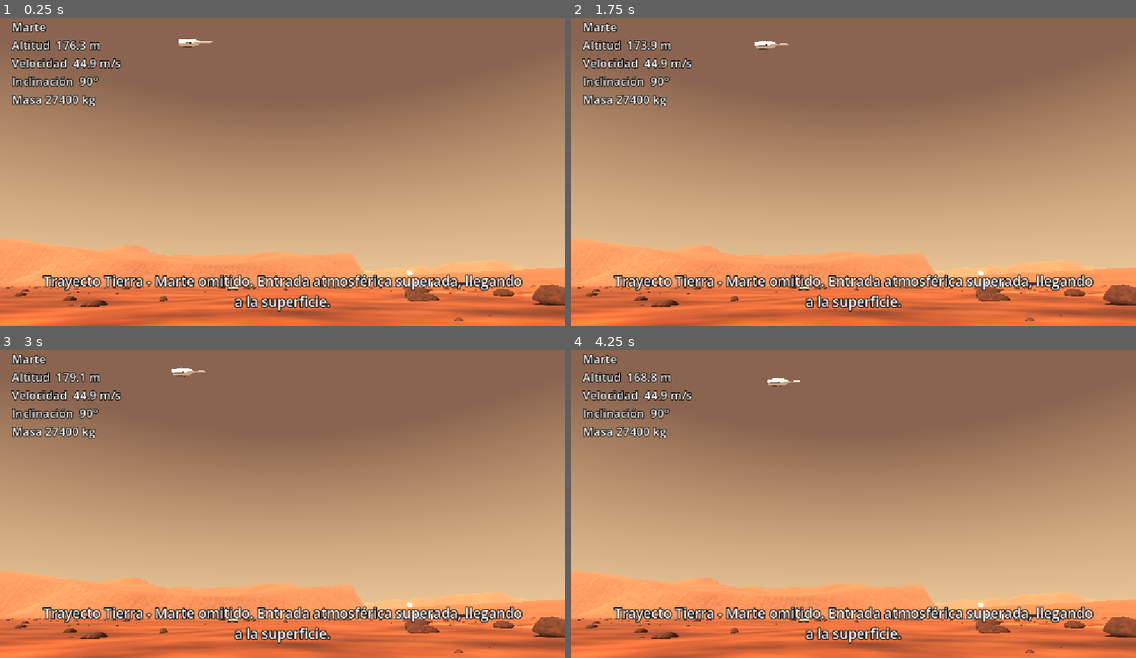
Above: before the commit, frames 1-4 (two rows, left to right).
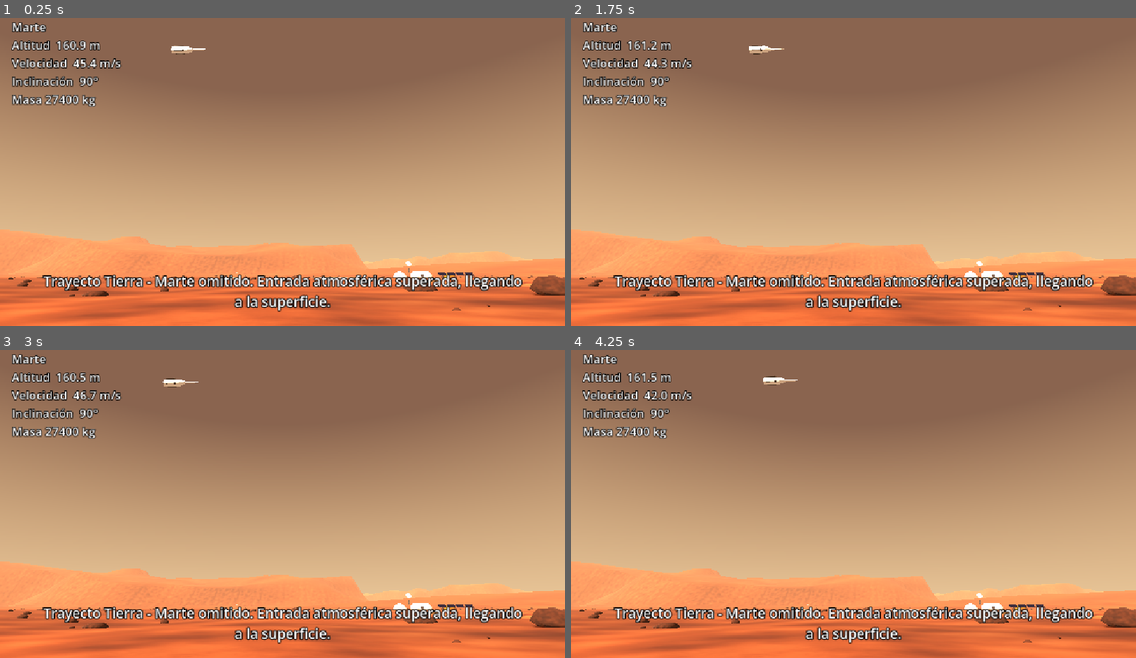
Above: after the commit, the same moments.

Repository: marietesiu/NASA-SMG
Game: Godot game, scene res://mars_landing.tscn
Two runs of this game, one before a commit and one after it. Both use one fixed random seed, a clock stepped at 60 frames per second and the inputs below. This scene is started directly instead of the project's main scene.
Inputs:
- Up to frame 1 (0.25 s): no input
- Up to frame 2 (1.75 s): tap Enter (ui_accept) at 0.5, 0.77, 1.52 s; tap R at 0.6, 1.35 s
- Up to frame 3 (3 s): tap R at 2.1, 2.85 s
- Up to frame 4 (4.25 s): tap Enter (ui_accept) at 3.02, 3.77 s; tap R at 3.6 s

The runs differ from the first frame. In frame 1, 11% of the frame differs, in the area x 0-100%, y 6-100%; in frame 2, 11%; in frame 3, 11%, in the area x 0-100%, y 5-100%; in frame 4, 11%.

Commit message:
Major Fix

Diff:
--- a/mars_landing.tscn
+++ b/mars_landing.tscn
@@ -34,11 +34,11 @@
 script = ExtResource("1_landing")
 body = 1
 sun_from = Vector3(-0.5, 0.6, 0.62)
-approach_start = Vector3(-120, 185, 0)
-burn_altitude = 120.0
-burn_speed = 44.0
+approach_start = Vector3(-125, 160, 0)
+burn_altitude = 78.0
+burn_speed = 36.0
 camera_position = Vector3(-20, 1.7, 215)
-camera_target = Vector3(-30, 76, 0)
+camera_target = Vector3(-30, 70, 0)
 
 [node name="WorldEnvironment" type="WorldEnvironment" parent="."]
 environment = SubResource("Env_res")
--- a/openrocket_sim.gd
+++ b/openrocket_sim.gd
@@ -35,8 +35,15 @@
 ## No wind and a vertical launch rod, so the rocket flies straight.
 @export var calm_air: bool = true
 
+## Play the whole recorded flight back in this many real seconds (0 = real time). Only the
+## playback is compressed: the flight itself, and the frame rate, stay as OpenRocket computed them.
+@export var playback_duration: float = 0.0
+## Playback speed used until OpenRocket has finished and the flight's length is known.
+@export var provisional_playback_speed: float = 8.0
+
 ## Seconds of flight played back so far.
 var sim_time: float = 0.0
+var _playback_elapsed: float = 0.0
 var launched: bool = false
 ## True once playback reached the end of the simulated flight.
 var finished: bool = false
@@ -86,7 +93,16 @@
 	if not launched or finished or _times.is_empty():
 		return
 	var last_time: float = _times[_times.size() - 1]
-	sim_time = minf(sim_time + delta, last_time)
+	var step: float = delta
+	if playback_duration > 0.0:
+		_playback_elapsed += delta
+		if _sim_done:
+			# Spread what is left of the flight over what is left of the playback time.
+			var real_left: float = maxf(playback_duration - _playback_elapsed, 0.0) + delta
+			step = (last_time - sim_time) * delta / real_left
+		else:
+			step = delta * provisional_playback_speed
+	sim_time = minf(sim_time + step, last_time)
 	while _next_event < _events.size() and _events[_next_event].time <= sim_time:
 		flight_event.emit(_events[_next_event].type, _events[_next_event].time)
 		_next_event += 1
--- a/rocket.gd
+++ b/rocket.gd
@@ -392,3 +392,9 @@
 ## Lander engine on or off.
 func set_engine(on: bool) -> void:
 	_set_burning(on)
+
+
+## Lander engine deflection (rad): swings the exhaust plume sideways, as a gimballed nozzle does.
+func set_gimbal(angle: float) -> void:
+	if not _flames.is_empty():
+		_flames[0].rotation.z = angle
--- a/rocket_launch.gd
+++ b/rocket_launch.gd
@@ -21,15 +21,22 @@
 		"sky_top": Color(0.0, 0.0, 0.02), "sky_horizon": Color(0.02, 0.03, 0.1), "stars": 1.0},
 ]
 
-## Scene metres per real metre of the OpenRocket trajectory. Below 1 the world is
-## compressed, so the rocket crosses fewer of its own lengths per second.
 ## Missions that end on another world, and the scene that lands there.
 const LANDING_SCENES := {
 	"to_the_moon": "res://moon_landing.tscn",
 	"delivering_to_mars": "res://mars_landing.tscn",
 }
 
+## Scene metres per real metre of the OpenRocket trajectory. Below 1 the world is
+## compressed, so the rocket crosses fewer of its own lengths per second.
 @export var altitude_scale: float = 0.08
+@export_group("Moon and Mars missions")
+## The whole Earth ascent is played back in this many seconds...
+@export var landing_mission_ascent_time: float = 13.0
+## ...and "Successful Launch" stays up this long before the landing scene opens,
+## so the rocket is on its way 15 s after liftoff.
+@export var landing_mission_success_hold: float = 2.0
+@export_group("")
 ## Seconds between reaching the third layer and the camera stopping.
 @export var camera_stop_delay: float = 3.0
 ## Seconds "Successful Launch" stays up before the orbit view starts.
@@ -149,6 +156,9 @@
 
 
 func _ready() -> void:
+	if LANDING_SCENES.has(_read_mission_config().get("mission_id", "")):
+		_sim.playback_duration = landing_mission_ascent_time
+		success_hold = landing_mission_success_hold
 	_sim.ready_to_launch.connect(_on_ready_to_launch)
 	_sim.failed.connect(_on_failed.bind("OpenRocket"))
 	_orbit.failed.connect(_on_orbit_failed)
--- a/surface_landing.gd
+++ b/surface_landing.gd
@@ -3,14 +3,15 @@
 ## the scene opens with the lander already falling toward the surface.
 ##
 ## The camera stands on the surface and never moves: it watches the lander come down.
-## Sequence: approach (nose first) -> flip, paused on three key frames with an explanation
-## (about 7 s) -> legs out and braking burn -> touchdown.
+## Sequence: the lander arrives nose first, swings upright over the pad in one continuous
+## manoeuvre (frozen on two key frames with an explanation), then lowers its legs and brakes
+## to a touchdown.
 ## R = restart, Esc = quit.
 
-enum Phase { APPROACH, FLIP, DESCENT, LANDED }
+enum Phase { MANOEUVRE, DESCENT, LANDED }
 
 ## What changes between the two worlds: gravity, which component turns the lander, and the
-## three explanations shown on the key frames of the flip.
+## explanations shown on the two key frames.
 const BODIES := {
 	PlanetSurface.Body.MOON: {
 		"name": "Luna",
@@ -18,10 +19,9 @@
 		"turn_category": "gimbal_system",
 		"turn_label": "Cardán",
 		"arrival": "Trayecto Tierra - Luna omitido. Llegando a la superficie lunar.",
-		"how_it_turns": "CÓMO GIRA: en la Luna no hay aire, así que las aletas no sirven. "
-				+ "El motor se inclina sobre su cardán y el empuje, ya descentrado, hace rotar el cohete.",
-		"how_it_lands": "CÓMO ATERRIZA: con la cola hacia abajo despliega las patas, "
-				+ "el motor frena la caída hasta casi cero y las patas absorben el contacto.",
+		"how_it_turns": "CÓMO GIRA: sin aire las aletas no sirven. El motor se inclina en su cardán "
+				+ "y el empuje, ya descentrado, hace rotar el cohete.",
+		"how_it_lands": "CÓMO ATERRIZA: cola abajo, patas fuera, y el motor frena la caída hasta posarse.",
 		"success": "Alunizaje completado",
 		"failure": "Alunizaje fallido",
 	},
@@ -31,10 +31,10 @@
 		"turn_category": "control_fins",
 		"turn_label": "Aletas de control",
 		"arrival": "Trayecto Tierra - Marte omitido. Entrada atmosférica superada, llegando a la superficie.",
-		"how_it_turns": "CÓMO GIRA: Marte sí tiene aire, cien veces más fino que el de la Tierra. "
-				+ "Las aletas de control muerden ese aire para levantar la punta y el motor termina el giro.",
-		"how_it_lands": "CÓMO ATERRIZA: el aire ya no frena lo bastante y Marte tira más del doble que la Luna. "
-				+ "Con la cola hacia abajo despliega las patas y el motor hace todo el frenado final.",
+		"how_it_turns": "CÓMO GIRA: el aire de Marte es cien veces más fino que el de la Tierra. "
+				+ "Las aletas muerden ese aire para levantar la punta y el motor inclinado termina el giro.",
+		"how_it_lands": "CÓMO ATERRIZA: el aire ya no frena lo bastante. Cola abajo, patas fuera, "
+				+ "y el motor hace todo el frenado final.",
 		"success": "Aterrizaje en Marte completado",
 		"failure": "Aterrizaje en Marte fallido",
 	},
@@ -43,23 +43,32 @@
 const LEG_LIMIT := 4.0
 ## Fraction of the upper stage's propellant still on board for the landing.
 const LANDING_PROPELLANT_FRACTION := 0.2
+## Damping of the turn: below 1 the nose swings a little past upright and settles back.
+const TURN_DAMPING := 0.7
+## Largest swing of the exhaust plume drawn while the engine steers (rad).
+const GIMBAL_SHOWN := deg_to_rad(14.0)
 
 @export var body: PlanetSurface.Body = PlanetSurface.Body.MOON
 ## Direction the sunlight comes from.
 @export var sun_from := Vector3(-0.62, 0.42, 0.66)
 @export_group("Trajectory")
 ## Where the lander appears, relative to the landing spot (m).
-@export var approach_start := Vector3(-90.0, 125.0, 0.0)
-## Height at which it flips and starts the braking burn (m).
-@export var burn_altitude: float = 80.0
+@export var approach_start := Vector3(-95.0, 112.0, 0.0)
+## Height at which it is upright and starts the braking burn (m).
+@export var burn_altitude: float = 62.0
 ## Descent speed at the start of the braking burn (m/s).
-@export var burn_speed: float = 16.0
-@export var approach_time: float = 3.0
-@export_group("Explained flip")
-## Seconds each key frame is held.
-@export var key_frame_hold: float = 2.0
-## Seconds per rotation step with a 1.5 deg gimbal; a wider gimbal turns faster.
-@export var turn_step_time: float = 0.5
+@export var burn_speed: float = 14.0
+@export_group("Explained turn")
+## Seconds flown nose first before the turn starts.
+@export var lead_in_time: float = 1.0
+## Seconds the turn takes with 1.5 deg of control authority; more authority turns faster.
+@export var turn_time: float = 3.4
+## Seconds each of the two key frames is held.
+@export var key_frame_hold: float = 1.7
+## Seconds the motion takes to ease to a stop, and to pick up again, around a key frame.
+@export var key_frame_ease: float = 0.3
+## Tilt (deg from upright) of the first key frame; the second is the lander upright.
+@export var first_key_frame_tilt: float = 45.0
 @export_group("Camera on the surface")
 @export var camera_position := Vector3(-15.0, 1.7, 150.0)
 @export var camera_target := Vector3(-25.0, 52.0, 0.0)
@@ -71,7 +80,7 @@
 @onready var _caption: Label = %Caption
 @onready var _banner: Label = %Banner
 
-var _phase: Phase = Phase.APPROACH
+var _phase: Phase = Phase.MANOEUVRE
 var _phase_time: float = 0.0
 ## Lander tilt from upright (rad): 90 deg = nose first along its path, 0 = tail down.
 var _tilt: float = PI / 2.0
@@ -84,7 +93,7 @@
 var _engine_name: String = "Motor de etapa superior"
 var _mass_kg: float = 27400.0
 
-var _turn_time: float = 0.5
+var _turn_time: float = 3.4
 var _decel: float = 0.0 # braking deceleration actually flown (m/s^2)
 var _touchdown_speed: float = 0.0
 var _throttle: float = 0.0
@@ -93,6 +102,19 @@
 var _world: Dictionary
 var _gravity: float = 1.62
 
+# The manoeuvre runs on its own clock, which eases to a stop on the key frames.
+var _clock: float = 0.0
+var _manoeuvre_time: float = 0.0
+var _start_velocity := Vector3.ZERO
+var _acceleration := Vector3.ZERO
+var _turn_rate: float = 0.0 # natural frequency of the turn (rad/s)
+var _peak_turn_accel: float = 1.0
+## Clock times of the key frames and the text shown on each.
+var _key_times: Array[float] = []
+var _key_texts: Array[String] = []
+var _key_index: int = 0
+var _key_timer: float = -1.0 # real seconds into the current key frame, -1 = not in one
+
 
 func _ready() -> void:
 	_world = BODIES[body]
@@ -100,15 +122,15 @@
 	_gimbal_name = _world.turn_label
 	_load_components()
 	_plan_landing()
+	_plan_manoeuvre()
 	_rocket.make_lander()
 	($Sun as DirectionalLight3D).look_at_from_position(sun_from.normalized() * 100.0, Vector3.ZERO)
 	# The camera stands on the ground and stays there for the whole landing.
 	_camera.global_position = camera_position \
 			+ Vector3.UP * _surface.height_at(camera_position.x, camera_position.z)
 	_camera.look_at(camera_target, Vector3.UP)
-	_rocket.position = approach_start
-	_apply_tilt()
 	_caption.text = _world.arrival
+	_fly_manoeuvre()
 
 
 func _unhandled_input(event: InputEvent) -> void:
@@ -121,10 +143,14 @@
 func _process(delta: float) -> void:
 	_phase_time += delta
 	match _phase:
-		Phase.APPROACH:
-			_process_approach()
-		Phase.FLIP:
-			_process_flip()
+		Phase.MANOEUVRE:
+			_advance_clock(delta)
+			_fly_manoeuvre()
+			if _clock >= _manoeuvre_time:
+				_caption.text = ""
+				_rocket.set_gimbal(0.0)
+				_rocket.deploy_legs(1.5)
+				_set_phase(Phase.DESCENT)
 		Phase.DESCENT:
 			_process_descent()
 	_update_telemetry()
@@ -135,54 +161,97 @@
 	_phase_time = 0.0
 
 
-func _hover_point() -> Vector3:
-	return Vector3(0.0, burn_altitude + _stand_height(), 0.0)
-
-
 ## Height of the lander's origin when it stands on the pad.
 func _stand_height() -> float:
 	return _rocket.lander_ground_offset + PlanetSurface.PAD_HEIGHT
 
 
-func _process_approach() -> void:
-	var w: float = clampf(_phase_time / approach_time, 0.0, 1.0)
-	_rocket.position = approach_start.lerp(_hover_point(), w)
-	_speed = approach_start.distance_to(_hover_point()) / approach_time
-	if w >= 1.0:
-		_set_phase(Phase.FLIP)
-
-
-## Three held key frames with two rotation steps between them.
-func _process_flip() -> void:
-	_rocket.position = _hover_point()
-	_speed = burn_speed
-	var t: float = _phase_time
-	var hold: float = key_frame_hold
-	if t < hold:
-		_tilt = PI / 2.0
-		_rocket.set_engine(true)
-		_caption.text = _world.how_it_turns
-	elif t < hold + _turn_time:
-		_tilt = lerpf(PI / 2.0, PI / 4.0, smoothstep(0.0, 1.0, (t - hold) / _turn_time))
+# ---------------------------------------------------------------- the manoeuvre
+
+## The path and the turn, and where on them the two key frames fall.
+func _plan_manoeuvre() -> void:
+	_manoeuvre_time = lead_in_time + _turn_time
+	# Constant acceleration from the arrival to "over the pad, falling at burn_speed":
+	# the lander sheds its sideways speed and joins the braking burn without a jolt.
+	var end := Vector3(0.0, burn_altitude, 0.0)
+	var end_velocity := Vector3(0.0, -burn_speed, 0.0)
+	_start_velocity = 2.0 * (end - approach_start) / _manoeuvre_time - end_velocity
+	_acceleration = (end_velocity - _start_velocity) / _manoeuvre_time
+	# The turn has died out (to under half a percent) by the time the manoeuvre ends.
+	_turn_rate = 5.5 / (TURN_DAMPING * _turn_time)
+	_peak_turn_accel = 0.0
+	var first_key: float = _manoeuvre_time
+	var t: float = 0.0
+	while t < _turn_time:
+		_peak_turn_accel = maxf(_peak_turn_accel, absf(_turn_accel_at(t)))
+		if first_key == _manoeuvre_time and _tilt_at(t) <= deg_to_rad(first_key_frame_tilt):
+			first_key = lead_in_time + t
+		t += 0.01
+	# The motion stops key_frame_ease / 2 of clock after it starts slowing, and needs as much
+	# again to pick up, so the second key frame sits that far before the manoeuvre's end.
+	_key_times = [first_key, _manoeuvre_time - key_frame_ease * 0.5 - 0.01]
+	_key_texts = [
+		"%s\n%s: %.1f° de autoridad, giro completo en %.1f s." % [
+			_world.how_it_turns, _gimbal_name, _gimbal_deg, _turn_time],
+		"%s\n%s: %d kN, frena a %.1f de los %.1f m/s² necesarios (%d %% del empuje)." % [
+			_world.how_it_lands, _engine_name, roundi(_thrust_n / 1000.0), _decel, _needed_decel,
+			roundi(_throttle * 100.0)],
+	]
+
+
+## Tilt (rad from upright) `t` seconds into the turn: the response of a damped attitude
+## controller told to stand the lander up. It starts from rest, swings through, overshoots
+## upright by a few degrees and settles.
+func _tilt_at(t: float) -> float:
+	if t <= 0.0:
+		return PI / 2.0
+	var decay: float = TURN_DAMPING * _turn_rate
+	var swing: float = _turn_rate * sqrt(1.0 - TURN_DAMPING * TURN_DAMPING)
+	return PI / 2.0 * exp(-decay * t) * (cos(swing * t) + decay / swing * sin(swing * t))
+
+
+## Angular acceleration of the turn (rad/s^2): what the engine's deflection has to produce.
+func _turn_accel_at(t: float) -> float:
+	var h: float = 0.01
+	return (_tilt_at(t + h) - 2.0 * _tilt_at(t) + _tilt_at(t - h)) / (h * h)
+
+
+## Advance the manoeuvre clock, easing it to a stop on each key frame and away again.
+func _advance_clock(delta: float) -> void:
+	var rate: float = 1.0
+	if _key_index < _key_times.size():
+		if _key_timer < 0.0 and _clock >= _key_times[_key_index] - key_frame_ease * 0.5:
+			_key_timer = 0.0
+			_caption.text = _key_texts[_key_index]
+		if _key_timer >= 0.0:
+			_key_timer += delta
+			if _key_timer < key_frame_ease:
+				rate = 1.0 - _key_timer / key_frame_ease
+			elif _key_timer < key_frame_ease + key_frame_hold:
+				rate = 0.0
+			elif _key_timer < 2.0 * key_frame_ease + key_frame_hold:
+				rate = (_key_timer - key_frame_ease - key_frame_hold) / key_frame_ease
+				_caption.text = ""
+			else:
+				_key_timer = -1.0
+				_key_index += 1
+	_clock = minf(_clock + delta * rate, _manoeuvre_time)
+
+
+## Place the lander for the current clock time.
+func _fly_manoeuvre() -> void:
+	var t: float = _clock
+	var at: Vector3 = approach_start + _start_velocity * t + 0.5 * _acceleration * t * t
+	_rocket.position = at + Vector3.UP * _stand_height()
+	_speed = (_start_velocity + _acceleration * t).length()
+	var turning: float = t - lead_in_time
+	_tilt = _tilt_at(turning)
+	_apply_tilt()
+	# The engine lights for the turn; its plume swings with the torque it is producing.
+	_rocket.set_engine(turning > 0.0)
+	_rocket.set_gimbal(GIMBAL_SHOWN * _turn_accel_at(turning) / _peak_turn_accel if turning > 0.0 else 0.0)
+	if turning > 0.0 and _key_timer < 0.0 and _key_index == 0:
 		_caption.text = ""
-	elif t < 2.0 * hold + _turn_time:
-		_tilt = PI / 4.0
-		_caption.text = "DOS COMPONENTES LO DECIDEN: %s (%.1f° de autoridad: cada paso de giro tarda %.2f s) " \
-				% [_gimbal_name, _gimbal_deg, _turn_time] \
-				+ "y %s (%d kN: frena a %.1f m/s² de los %.1f que hacen falta, con el %d %% del empuje)." \
-				% [_engine_name, roundi(_thrust_n / 1000.0), _decel, _needed_decel, roundi(_throttle * 100.0)]
-	elif t < 2.0 * hold + 2.0 * _turn_time:
-		_tilt = lerpf(PI / 4.0, 0.0, smoothstep(0.0, 1.0, (t - 2.0 * hold - _turn_time) / _turn_time))
-		_caption.text = ""
-	elif t < 3.0 * hold + 2.0 * _turn_time:
-		_tilt = 0.0
-		_caption.text = _world.how_it_lands
-	else:
-		_tilt = 0.0
-		_caption.text = ""
-		_rocket.deploy_legs(1.5)
-		_set_phase(Phase.DESCENT)
-	_apply_tilt()
 
 
 ## Constant braking from burn_speed at burn_altitude down to the surface.
@@ -218,14 +287,15 @@
 	var altitude: float = maxf(_rocket.position.y - _stand_height(), 0.0)
 	if _phase == Phase.LANDED:
 		altitude = 0.0
-	_telemetry.text = _world.name + "\nAltitud %6.1f m\nVelocidad %5.1f m/s\nInclinación %3.0f°\nMasa %d kg" % [
-		altitude, _speed, rad_to_deg(_tilt), roundi(_mass_kg),
+	_telemetry.text = _world.name + "\nAltitud %6.1f m\nVelocidad %5.1f m/s\nInclinación %3d°\nMasa %d kg" % [
+		altitude, _speed, roundi(rad_to_deg(_tilt)), roundi(_mass_kg),
 	]
 
 
 ## The braking the engine must deliver, and what happens if it cannot.
 func _plan_landing() -> void:
-	_turn_time = clampf(turn_step_time * 1.5 / maxf(_gimbal_deg, 0.1), 0.25, 1.0)
+	# More control authority turns the lander faster.
+	_turn_time = clampf(turn_time * 1.5 / maxf(_gimbal_deg, 0.1), turn_time * 0.8, turn_time * 1.25)
 	var needed: float = burn_speed * burn_speed / (2.0 * burn_altitude) # to stop exactly at the surface
 	var available: float = _thrust_n / _mass_kg - _gravity # at full thrust
 	_needed_decel = needed
